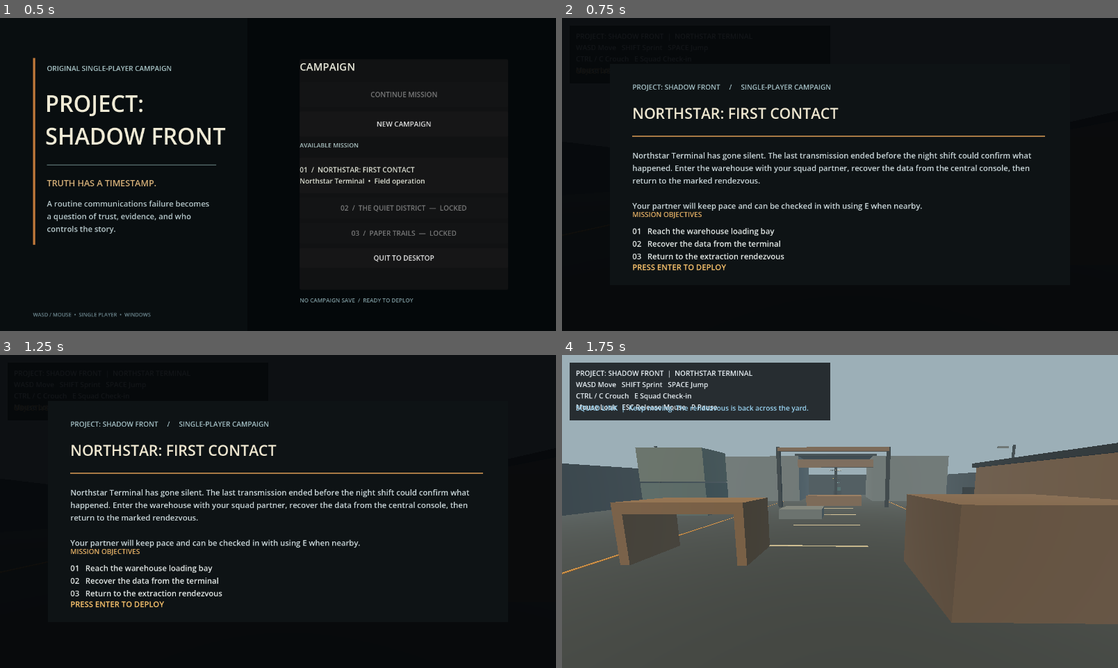
Above: before the commit, frames 1-4 (two rows, left to right).
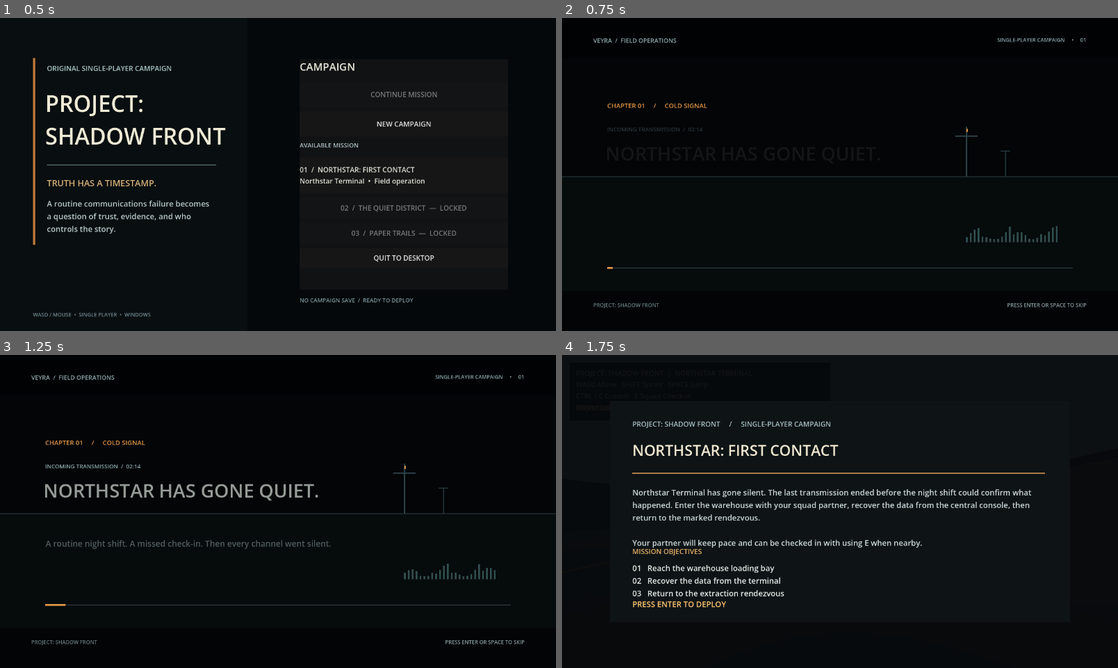
Above: after the commit, the same moments.

Repository: ahmadrohanmustafa-web/PROJECT-SHADOW-FRONT
Game: Godot game, scene res://scenes/main_menu.tscn
The game is run twice, just before and just after one commit, with the same random seed, the same clock (stepped at 60 frames per second) and the same inputs.
Inputs (mouse positions are in pixels of both pictures, inside the frame that each line leads up to):
- Up to frame 1 (0.5 s): no input
- Up to frame 2 (0.75 s): click "NEW CAMPAIGN" at 0.5 s
- Up to frame 3 (1.25 s): no input
- Up to frame 4 (1.75 s): tap Enter (ui_accept) at 1.25, 1.52 s; move the mouse to (962, 495) at 1.27 s; hold D from 1.28 s (still down); tap Keypad Enter at 1.35 s; click (962, 495) at 1.42 s; tap E at 1.55 s

Frame 1 is identical in both runs. In frame 2, 5.7% of the frame differs, in the area x 0-100%, y 6-93%; in frame 3, 6.7%; in frame 4, 99%, in the area x 0-100%, y 0-100%.

Commit message:
Start new campaigns with Cold Signal cinematic

Diff:
--- a/scripts/main_menu.gd
+++ b/scripts/main_menu.gd
@@ -193,4 +193,4 @@
 	elif load_error != ERR_FILE_NOT_FOUND:
 		status_label.text = "SAVE COULD NOT BE READ  /  " + error_string(load_error)
 		return
-	get_tree().change_scene_to_file(PROTOTYPE_SCENE)
+	get_tree().change_scene_to_file(OPENING_CINEMATIC_SCENE)
